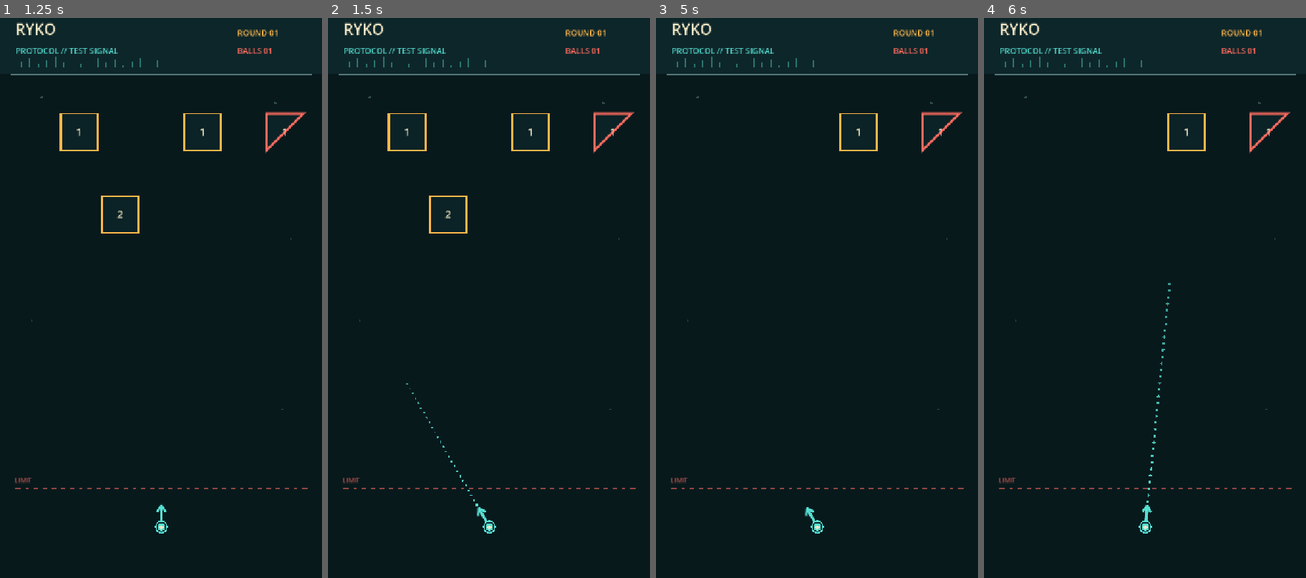
Above: before the commit, frames 1-4 (left to right).
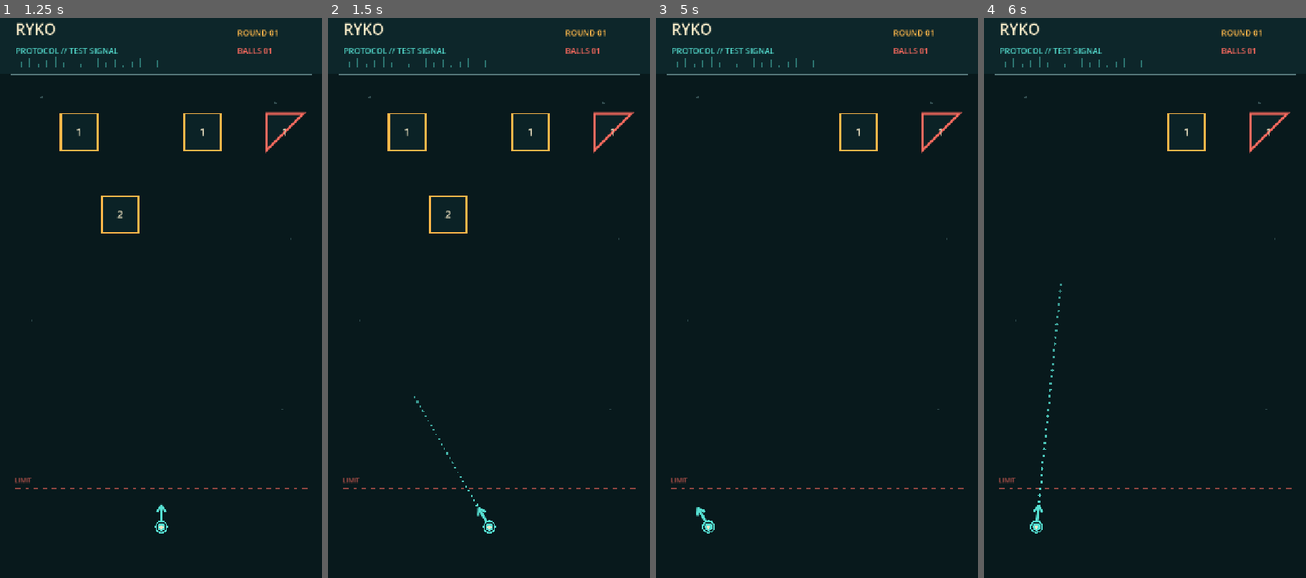
Above: after the commit, the same moments.

Repository: dfagaras/ryko-game
Game: Godot game, scene res://scenes/main.tscn
The game is run twice, just before and just after one commit, with the same random seed, the same clock (stepped at 60 frames per second) and the same inputs.
Inputs (mouse positions are in pixels of both pictures, inside the frame that each line leads up to):
- Up to frame 1 (1.25 s): tap Enter at 0.5 s; move the mouse to (231, 264) at 0.52 s; click (231, 264) at 0.67 s
- Up to frame 2 (1.5 s): tap Space at 1.25 s; drag from (424, 320) to (472, 404) at 1.27 s
- Up to frame 3 (5 s): move the mouse to (849, 163) at 2.02 s; click (849, 163) at 2.17 s; drag from (800, 404) to (720, 208) at 2.77 s; tap Enter at 3.5 s; move the mouse to (913, 376) at 3.52 s; click (913, 376) at 3.67 s; drag from (720, 208) to (768, 146) at 4.27 s
- Up to frame 4 (6 s): move the mouse to (1161, 292) at 5.02 s; click (1161, 292) at 5.17 s; tap Space at 5.75 s; drag from (1096, 146) to (1080, 320) at 5.77 s

Frame 1 is identical in both runs. In frame 2, less than 0.1% of the frame differs, in the area x 24-47%, y 65-87%; in frame 3, 0.2%; in frame 4, 0.4%, in the area x 14-58%, y 47-93%.

Commit message:
Refine pull aiming and preserve return position

Diff:
--- a/scripts/main.gd
+++ b/scripts/main.gd
@@ -13,6 +13,7 @@
 
 const MIN_PULL_DISTANCE := 14.0
 const MAX_PULL_DISTANCE := 300.0
+const RELEASE_PULL_DISTANCE := 48.0
 const MIN_UPWARD_COMPONENT := 0.045
 const BALL_SPEED := 760.0
 
@@ -28,6 +29,7 @@
 var aim_direction := Vector2(0, -1)
 var is_aiming := false
 var drag_origin := Vector2.ZERO
+var pull_distance := 0.0
 var pull_strength := 0.0
 var ball: CharacterBody2D
 var ball_velocity := Vector2.ZERO
@@ -152,19 +154,24 @@
 
 func _begin_aim(pointer: Vector2) -> void:
 	drag_origin = pointer
+	pull_distance = 0.0
 	pull_strength = 0.0
 	is_aiming = false
 
 
 func _update_drag_aim(pointer: Vector2) -> void:
 	var pull := pointer - drag_origin
-	var pull_distance := pull.length()
+	pull_distance = maxf(0.0, pull.y)
+
+	# Vertical pull controls only the guide strength. Returning to the
+	# original touch height fully retracts the guide and cancels the shot.
 	if pull_distance < MIN_PULL_DISTANCE:
 		pull_strength = 0.0
 		is_aiming = false
 		return
 
-	var candidate := -pull.normalized()
+	# Horizontal pull adjusts the angle without changing guide strength.
+	var candidate := Vector2(-pull.x, -pull_distance).normalized()
 	if candidate.y > -MIN_UPWARD_COMPONENT:
 		candidate.y = -MIN_UPWARD_COMPONENT
 		candidate = candidate.normalized()
@@ -179,9 +186,10 @@
 
 
 func _release_aim() -> void:
-	if is_aiming and pull_strength > 0.0:
+	if is_aiming and pull_distance >= RELEASE_PULL_DISTANCE:
 		_launch()
 	is_aiming = false
+	pull_distance = 0.0
 	pull_strength = 0.0
 
 
@@ -221,6 +229,10 @@
 
 
 func _reset_ball() -> void:
+	# The first ball to cross the return line determines the next shot origin.
+	# There is one ball for now; this rule remains valid when volleys are added.
+	launcher.x = clampf(ball.position.x, BOARD_LEFT + 10.0, BOARD_RIGHT - 10.0)
+	launcher.y = RETURN_Y
 	ball_active = false
 	ball_velocity = Vector2.ZERO
 	ball.position = launcher
